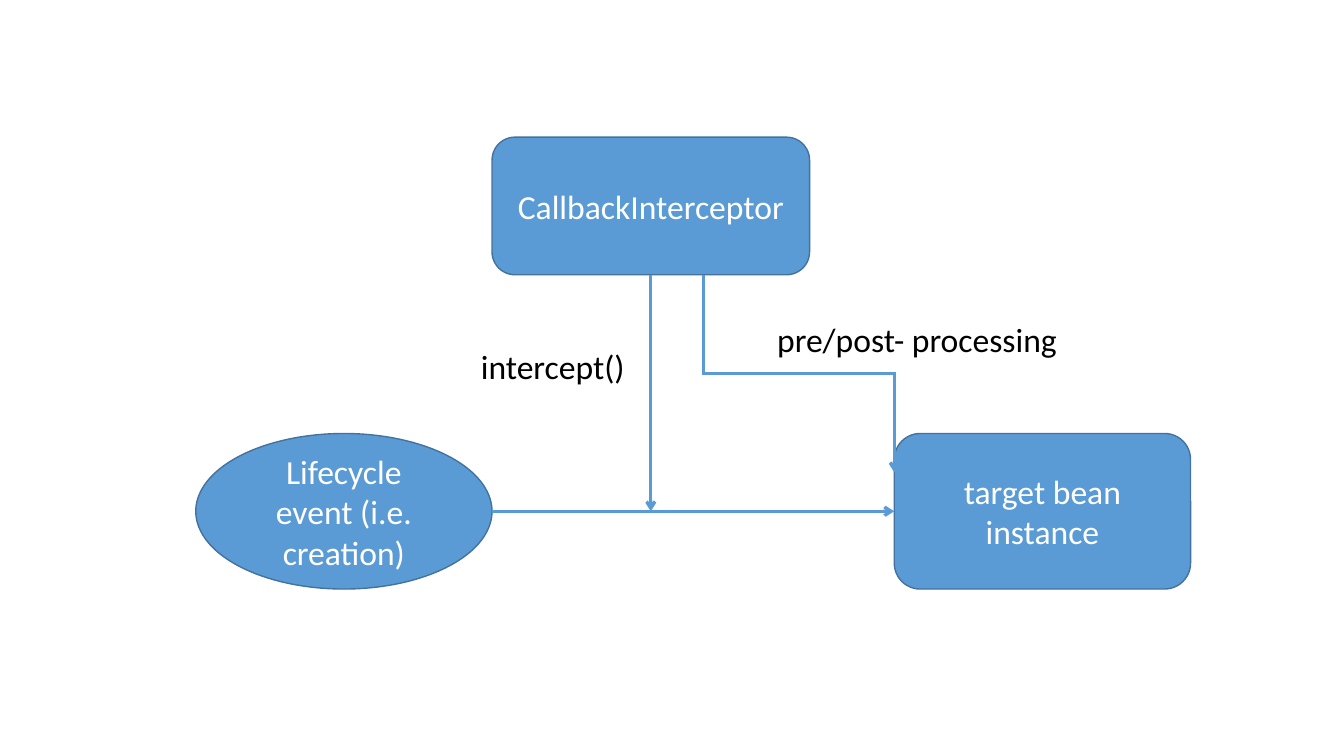
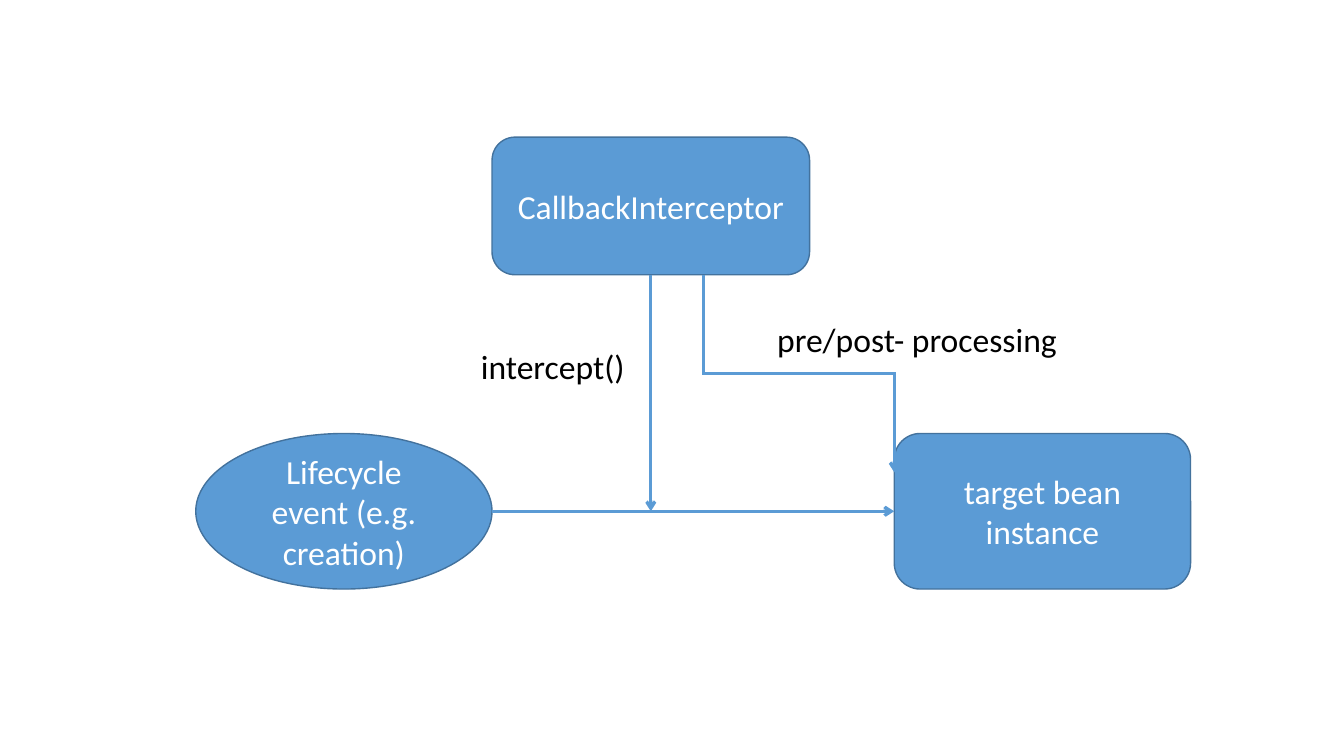
Before and after one commit to MarcoRomani/myTaxyService-SE2-PozziRomani, a slide deck: slide 6 of OtherStuff/Code Inspection Presentation.pptx. Drawn at 1344x756 pixels with LibreOffice and Linux fonts; fonts in the diff are those of the drawing. Boxes give left, top, right and bottom in pixels: in the first picture for what was removed or moved away, otherwise in the second. Text is boxed around its words. In the diff, an @@ line names an element or a change of style, - is before the commit and + after.

```diff
--- a/OtherStuff/Code Inspection Presentation.pptx
+++ b/OtherStuff/Code Inspection Presentation.pptx
@@ text in ellipse at [272, 460, 416, 570]: text changed @@
-Lifecycle event (i.e. creation)
+Lifecycle event (e.g. creation)
```
Also in this commit, not shown: 1 other slide changed.
